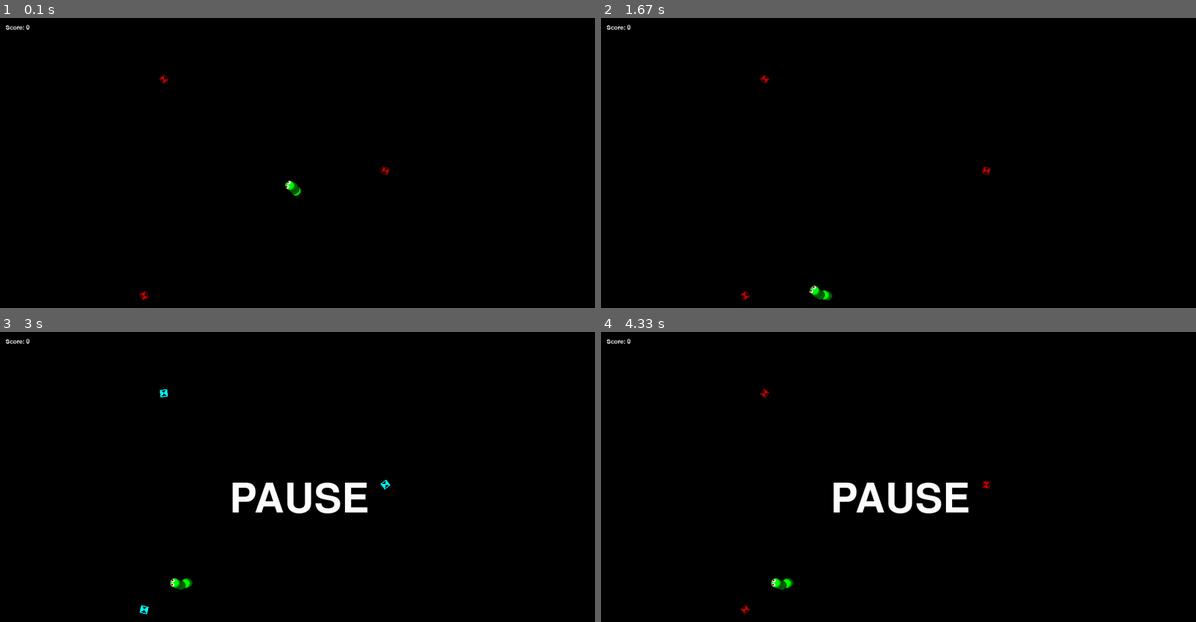
Above: before the commit, frames 1-4 (two rows, left to right).
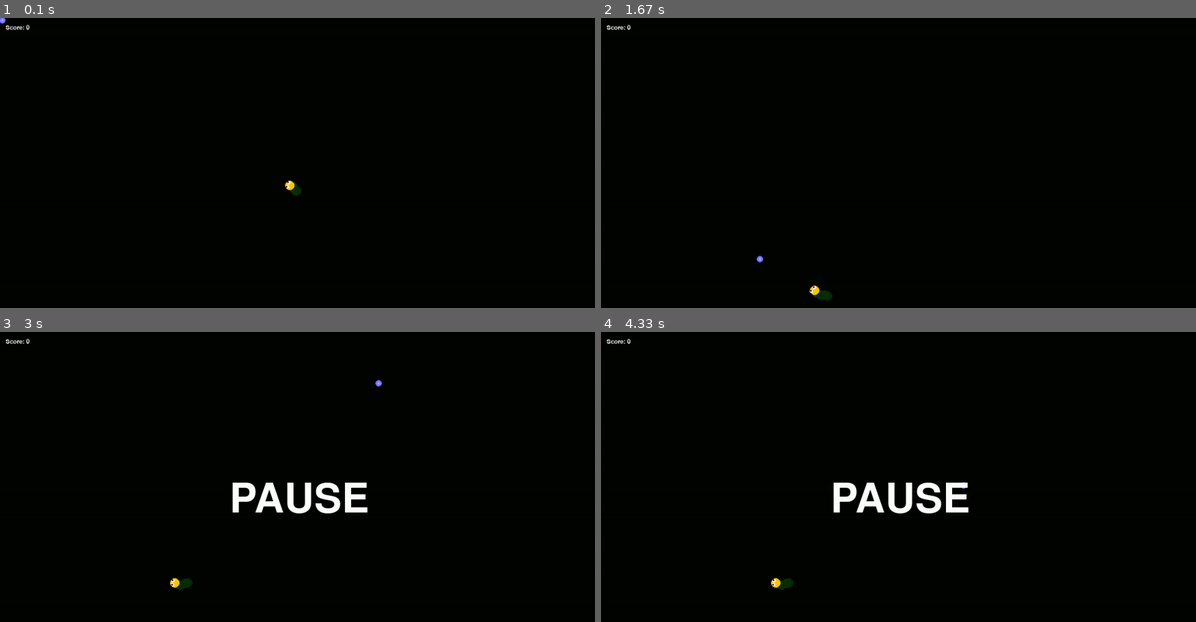
Above: after the commit, the same moments.

Repository: FrancoLaboranti/My-2022-Pygame-Programs
Game: pygame game, started from Snake.py
Same seed, same stepped clock (60 frames per second), same inputs: the game is played once before the commit and once after it.
Inputs (mouse positions are in pixels of both pictures, inside the frame that each line leads up to):
- Up to frame 1 (0.1 s): no input
- Up to frame 2 (1.67 s): press the mouse at (797, 264) at 0.37 s; move the mouse to (892, 238) at 0.47 s; release the mouse at (987, 212) at 0.6 s; press the mouse at (797, 264) at 0.7 s; move the mouse to (827, 267) at 0.8 s; release the mouse at (856, 273) at 0.93 s; press the mouse at (797, 264) at 1.03 s; move the mouse to (934, 232) at 1.13 s; release the mouse at (1071, 200) at 1.27 s; press the mouse at (797, 264) at 1.37 s; move the mouse to (779, 261) at 1.47 s; release the mouse at (761, 258) at 1.6 s
- Up to frame 3 (3 s): press the mouse at (196, 578) at 1.7 s; move the mouse to (136, 581) at 1.8 s; release the mouse at (83, 581) at 1.93 s; hold P 2-2.53 s; tap F at 2.07, 2.37 s; click (380, 384) at 2.08 s
- Up to frame 4 (4.33 s): tap F at 3.2, 3.97 s; click (797, 569) at 3.22 s; click (963, 485) at 3.98 s

The runs differ from the first frame. In frame 1, 0.2% of the frame differs, in the area x 0-66%, y 0-98%; in frame 2, 0.2%; in frame 3, 0.2%, in the area x 23-66%, y 16-98%; in frame 4, 0.2%.

Commit message:
Add files via upload
This game is more fun to play now.

Diff:
--- a/Snake.py
+++ b/Snake.py
@@ -21,6 +21,7 @@
         self.ang = random.uniform(0,math.pi*2) if self.id == 0 else snake[self.id-1].ang
         self.x = xper(0.5) if self.id == 0 else snake[self.id-1].x
         self.y = yper(0.5) if self.id == 0 else snake[self.id-1].y
+        self.color = (255,200,0) if self.id % 50 == 0 else (0,0,0) if self.id % 10 == 0 else randColorInRange(0,20,30,60,0,20)
 
         snake.append(self)
 
@@ -47,10 +48,7 @@
 
     def draw(self):
 
-        color = (0,255,0) if self.id % 3 == 0 else (0,100,0)
-
-        pygame.draw.circle(windowSurface, modifyColorPerc(color,0.75), (self.x, self.y), self.radius)
-        pygame.draw.circle(windowSurface, color, (self.x, self.y), self.radius*0.8)
+        pygame.draw.circle(windowSurface, self.color, (self.x, self.y), self.radius)
 
         if self.id == 0:
             pygame.draw.circle(windowSurface, (255,255,255), (self.x + math.cos(self.ang) * self.radius*0.4 + math.cos(self.ang + math.pi/2) * self.radius*0.5, self.y + math.sin(self.ang) * self.radius*0.4 + math.sin(self.ang + math.pi/2) * self.radius*0.5), self.radius*0.4)
@@ -69,8 +67,9 @@
             if getDist((piece.x,piece.y),(self.x,self.y)) < self.radius*2:
                 if not piece.grabbed:
                     piece.grabbed = True
-                    manager[0].score += 11
-                    addSprite(SnakePiece(len(snake)))
+                    manager[0].score += 100
+                    for i in range(10):
+                        addSprite(SnakePiece(len(snake)))
 
 class Food(Sprite):
 
@@ -78,8 +77,10 @@
 
         self.z = -1
         self.ang = random.uniform(0,math.pi*2)
+        self.staticAng = random.uniform(0,math.pi*2)
         self.angVel = sper(0.03)
-        self.radius = sper(0.01)
+        self.vel = random.uniform(sper(0.01),sper(0.02))
+        self.radius = sper(0.002)
         self.glowCD = 1
         self.grabbed = False
         self.timer = 10
@@ -89,7 +90,7 @@
             self.x, self.y = random.randint(xper(0.1),screenX-xper(0.1)), random.randint(yper(0.1),screenY-yper(0.1))
             reroll = False
             for piece in snake:
-                if getDist((piece.x,piece.y),(self.x,self.y)) < self.radius*10:
+                if getDist((piece.x,piece.y),(self.x,self.y)) < self.radius*20:
                     reroll = True
                     break
 
@@ -99,34 +100,67 @@
 
         if not manager[0].gameOver and not manager[0].pause:
             self.timer = max(self.timer - deltaT, 0)
-        self.glowCD = max(self.glowCD - deltaT, 0)
-
-        if self.glowCD == 0:
-            self.glowCD = 0.2 if self.timer <= 2 else 0.5 if self.timer <= 5 else 1
-
-        if self.timer == 0 or self.grabbed:
-            self.radius -= deltaT*50
-
-        if self.radius < sper(0.002):
-            spritesToRemove.append(self)
-
-        self.ang += self.angVel * deltaT
-
-    def draw(self):
-
-        color = (0,255,255) if self.glowCD <= 0.1 else (100,0,0)
+            self.glowCD = max(self.glowCD - deltaT, 0)
+
+            if self.glowCD == 0:
+                self.glowCD = 0.2 if self.timer <= 2 else 0.5 if self.timer <= 5 else 1
+
+            if self.timer == 0 or self.grabbed:
+                self.radius -= deltaT*25
+            elif self.radius < sper(0.01):
+                self.radius += deltaT*25
+
+            if self.radius < sper(0.002):
+                spritesToRemove.append(self)
+
+            self.ang += self.angVel * deltaT
+            self.x += math.cos(self.staticAng)*self.vel * deltaT
+            self.y += math.sin(self.staticAng)*self.vel * deltaT
+
+    def draw(self):
+
+        color = (255,255,255) if self.glowCD <= 0.1 else (100,0,0)
         for i in range(10):
-            pygame.draw.line(windowSurface, modifyColorPerc(color,2),(self.x + math.cos(self.ang - math.pi/ …(221 unchanged characters)…
+            pygame.draw.line(windowSurface, modifyColorPerc(color,2.5),(self.x + math.cos(self.ang - math.pi/ …(221 unchanged characters)…
         pygame.draw.line(windowSurface, color, (self.x + math.cos(self.ang) * self.radius, self.y + math.sin(self.ang) * self.radius), (self.x + math.cos(self.ang + math.pi/2) * self.radius, self.y + math.sin(self.ang + math.pi/2) * self.radius), int(self.radius/4))
         pygame.draw.line(windowSurface, color, (self.x + math.cos(self.ang + math.pi/2) * self.radius, self.y + math.sin(self.ang + math.pi/2) * self.radius), (self.x - math.cos(self.ang) * self.radius, self.y - math.sin(self.ang) * self.radius), int(self.radius/4))
         pygame.draw.line(windowSurface, color, (self.x - math.cos(self.ang) * self.radius, self.y - math.sin(self.ang) * self.radius), (self.x + math.cos(self.ang - math.pi/2) * self.radius, self.y + math.sin(self.ang - math.pi/2) * self.radius), int(self.radius/4))
         pygame.draw.line(windowSurface, color, (self.x + math.cos(self.ang - math.pi/2) * self.radius, self.y + math.sin(self.ang - math.pi/2) * self.radius), (self.x + math.cos(self.ang) * self.radius, self.y + math.sin(self.ang) * self.radius), int(self.radius/4))
 
+class Explosion(Sprite):
+
+    def __init__(self,x,y,radius,isChild):
+
+        self.z = -2
+        self.x = x
+        self.y = y
+        self.startRadius = radius
+        self.radius = self.startRadius
+        self.child = isChild
+        self.color = randColorInRange(125,255,125,255,125,255)
+
+    def process(self):
+
+        if not manager[0].gameOver and not manager[0].pause:
+            self.radius += deltaT*200
+            if self.radius > self.startRadius*12:
+                spritesToRemove.append(self)
+                if not self.child:
+                    for i in range(4):
+                        addSprite(Explosion(self.x+random.uniform(-sper(0.1),sper(0.1)),self.y+random.uniform(-sper(0.1),sper(0.1)),self.startRadius*(random.uniform(0.4,0.6)),True))
+
+    def draw(self):
+
+        pygame.draw.circle(windowSurface,self.color,(self.x,self.y),self.radius,int(self.radius/4))
+        r = random.uniform(0,2)
+        for i in range(1,31):
+            pygame.draw.line(windowSurface,self.color,(self.x + math.cos(math.pi*2*(i/30)+1) * self.radius*r, self.y + math.sin(math.pi*2*(i/30)+1) * self.radius*r),(self.x + math.cos(math.pi*2*i/30) * self.radius*2*r, self.y + math.sin(math.pi*2*i/30) * self.radius*2*r), int(self.radius/6))
+
 class Manager(Sprite):
 
     def __init__(self):
 
-        self.z = -2
+        self.z = -3
         self.showFPS = False
         self.fPressed = False
         self.pPressed = False
@@ -134,16 +168,19 @@
         self.score = 0
         self.pause = False
         self.pauseBlinkCD = 0
+        self.roundStartCD = 2
 
         manager.append(self)
 
     def process(self):
+
+        self.roundStartCD = max(self.roundStartCD - deltaT, 0)
 
         if not snake:
             for i in range(5):
                 addSprite(SnakePiece(i))
 
-        if len(food) < 3:
+        if len(food) < 3 and self.roundStartCD == 0:
             addSprite(Food())
 
         if keys[pygame.K_ESCAPE]:
@@ -161,7 +198,7 @@
                 self.pauseBlinkCD = 0
                 self.pPressed = True
 
-        if self.gameOver and mouseLeft:
+        if self.gameOver and (mouseLeft or keys[pygame.K_RETURN]):
             self.reset()
 
         if not keys[pygame.K_f]: self.fPressed = False
@@ -170,10 +207,12 @@
     def draw(self):
 
         createTextLeft(tFont,'Score: %s' %(self.score),(255,255,255),None,xper(0.01),yper(0.02))
+        for i in range(5):
+            pygame.draw.circle(windowSurface,(100*(1+i*0.2),100*(1+i*0.2),min(255*(1+i*0.2),255)),(mouseX,mouseY),sper(0.0075)*(1-i*0.2))
 
         if self.gameOver:
             createTextCenter(bFont,'GAME OVER',(255,255,255),None,xper(0.5),yper(0.45))
-            createTextCenter(mFont,'Press LMB to Restart',(0,255,255),None,xper(0.5),yper(0.55))
+            createTextCenter(mFont,'Click to Restart',(0,255,255),None,xper(0.5),yper(0.55))
 
         if self.pause:
             self.pauseBlinkCD += deltaT
@@ -190,6 +229,7 @@
             removeSprites()
         self.gameOver = False
         self.score = 0
+        self.roundStartCD = 2
 
 def xper(percentage):
     return percentage * screenX
@@ -199,6 +239,12 @@
 
 def sper(percentage):
     return percentage * (screenX+screenY)/2
+
+def randColor():
+    return (random.randint(0,255), random.randint(0,255), random.randint(0,255))
+
+def randColorInRange(redLow, redHigh, greenLow, greenHigh, blueLow, blueHigh):
+    return (random.randint(redLow,redHigh), random.randint(greenLow,greenHigh), random.randint(blueLow,blueHigh))
 
 def modifyColorPerc(color, offset):
     return tuple(int(max(min(c*offset, 255), 0)) for c in color)
@@ -235,6 +281,8 @@
                 snake.remove(sprite)
             if sprite in food:
                 food.remove(sprite)
+                if sprite.grabbed:
+                    addSprite(Explosion(sprite.x,sprite.y,sprite.radius,False))
             sprites.remove(sprite)
             spritesToRemove.remove(sprite)
 
@@ -245,11 +293,14 @@
 screenX = 1280
 screenY = 720
 windowSurface = pygame.display.set_mode((screenX, screenY), depth=32, display=0)
+# windowSurface = pygame.display.set_mode((screenX, screenY), depth=32, display=0, flags=pygame.FULLSCREEN)
 pygame.display.set_caption('Snake')
 
 bFont = pygame.font.Font(None, int(sper(0.128)))
 mFont = pygame.font.Font(None, int(sper(0.0512)))
 tFont = pygame.font.Font(None, int(sper(0.0192)))
+
+pygame.mouse.set_visible(False)
 
 deltaT = 0
 iniT = time.time()
@@ -278,7 +329,7 @@
     mouseX, mouseY = pygame.mouse.get_pos()
     mouseLeft, mouseMiddle, mouseRight = pygame.mouse.get_pressed()
 
-    windowSurface.fill((0,0,0))
+    windowSurface.fill((0,5,0))
 
     sprites.sort(key=lambda x: x.z, reverse=True)
 
